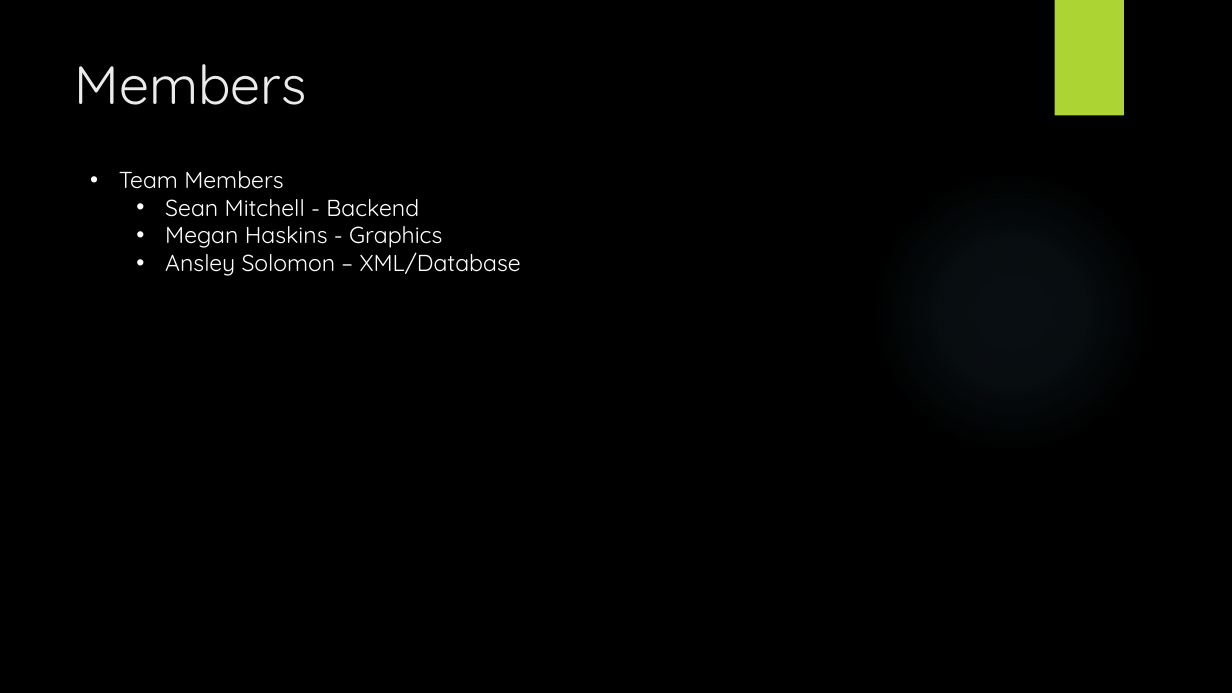
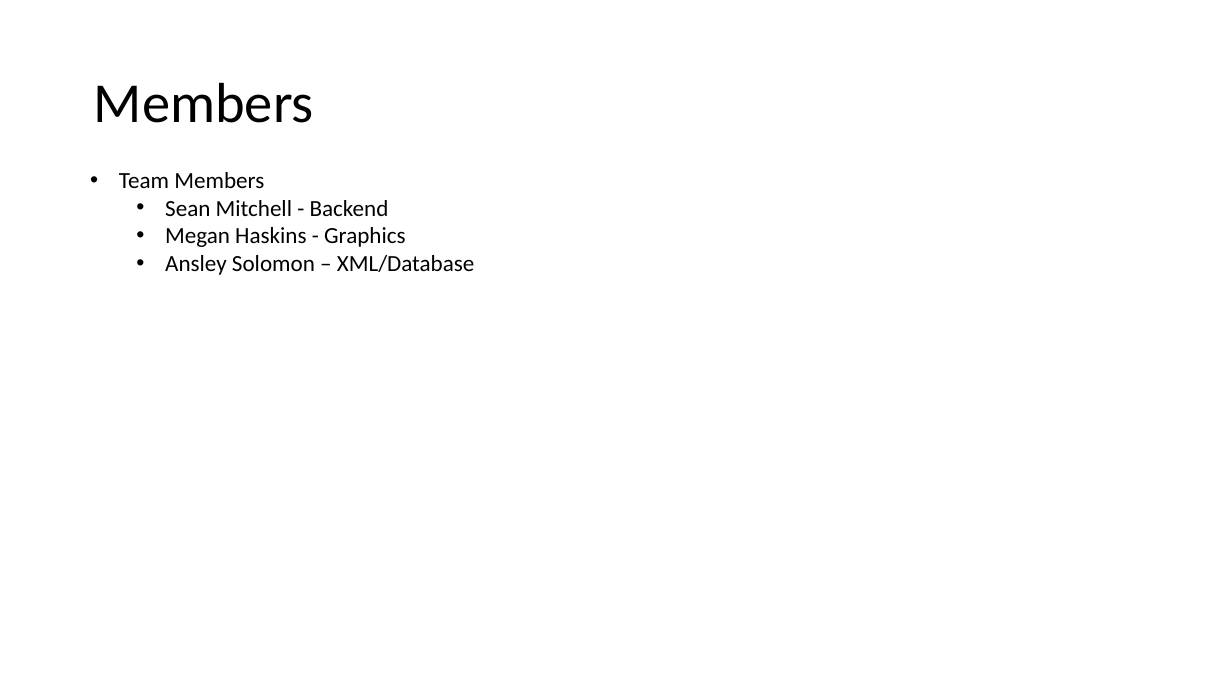
Before and after one commit to SeanMitchell1994/CS321_SP2019, a slide deck: slide 3 of report/Final Project.pptx. Drawn at 1232x693 pixels with LibreOffice and Linux fonts; fonts in the diff are those of the drawing; background and template pictures are left out. Boxes give left, top, right and bottom in pixels: in the first picture for what was removed or moved away, otherwise in the second. Text is boxed around its words. In the diff, an @@ line names an element or a change of style, - is before the commit and + after.

```diff
--- a/report/Final Project.pptx
+++ b/report/Final Project.pptx
@@ background picture (left out) to #FFFFFF @@
@@ rectangle removed at [1055,0,1124,116] @@
@@ title "Members": place and size @@
-title "Members" at [75,64,307,105]
+title "Members" at [94,82,314,123]
@@ title "Members" at [94,82,314,123]: size 42 to 44 pt, font Quicksand to Calibri, text colour #EBEBEB to #000000; line spacing 1 to 0.9; vertical alignment top to middle @@
@@ text "Team Members" at [119,172,475,275]: font Quicksand to Calibri, text colour #FFFFFF to #000000 @@
@@ ellipse removed at [870,169,1154,454] @@
```
Also in this commit, not shown: 11 other slides changed, 1 other file.
